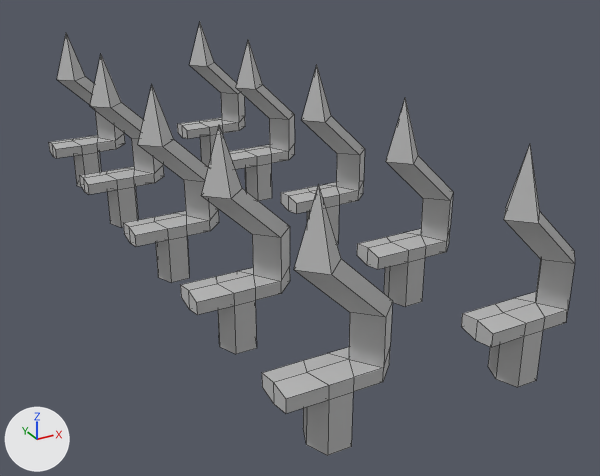
Renders of the FBX model Assets/Models/m_spikes_alllevels_1x1.5.fbx from each side of a commit.
One viewpoint serves both versions: a 50 mm lens placed at (-0.47, -2.25, 1.15), pointed at (0.66, -0.19, 0.12). Arrows for +X, +Y and +Z are at lower left; the lights stay in place. Mesh edges are drawn as thin lines. Where no turn or scale is listed for an object, it has been applied to the vertices.

The older version as bpy lines, for what is in view:
```python
me_mesh = bpy.data.meshes.new('Mesh')
me_mesh.from_pydata(...)  # 390 vertices, 410 faces; spans x 0.18..1.01, y -1.0..0.99, z 0.0..0.6
me_mesh.materials.append(mat_lambert1)  # grey #bcbcbc
# before: 362 (0.42, 0.88, 0.14) at pixel (116, 149), 363 (0.36, 0.94, 0.13), 375 (0.28, 0.88, 0.14) at pixel (82, 154), 376 (0.26, 0.94, 0.13), 381 (0.34, 0.88, 0.14) at pixel (97, 152)
# before: 384 (0.26, 0.94, 0.0) at pixel (76, 185), 385 (0.28, 0.99, 0.0), 386 (0.34, 0.99, 0.0), 387 (0.36, 0.94, 0.0), 388 (0.34, 0.88, 0.0)
# before: 389 (0.28, 0.88, 0.0)
ob_polysurface1 = bpy.data.objects.new('polySurface1', me_mesh)
ob_polysurface1.location = (0.0, 0.0, 0.0)
```
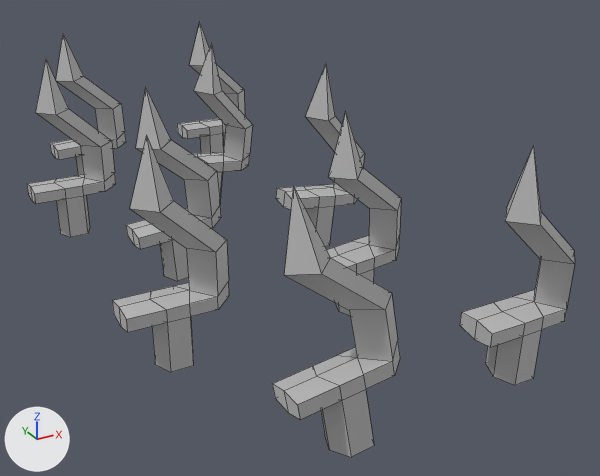
Patch to the scene script:
```diff
--- a/Assets/Models/m_spikes_alllevels_1x1.5.fbx.py
+++ b/Assets/Models/m_spikes_alllevels_1x1.5.fbx.py
@@ me_mesh @@
 # used by ob_polysurface1; location = (0.0, 0.0, 0.0)
-me_mesh.from_pydata(...)  # 390 vertices, 410 faces; spans x 0.18..1.01, y -1.0..0.99, z 0.0..0.6
-me_mesh.vertices[370].co = (0.18, 0.94, 0.13)  # pixel (53, 156)
-me_mesh.vertices[371].co = (0.18, 0.88, 0.14)  # pixel (56, 158)
-me_mesh.vertices[355].co = (0.28, 0.94, 0.6)  # pixel (66, 32)
+me_mesh.from_pydata(...)  # 390 vertices, 410 faces; spans x 0.0..1.01, y -1.04..1.0, z -0.01..0.61
+# me_mesh part 1: the loose piece of 39 vertices spanning x 0.72..1.01, y -0.06..0.05, z 0.0..0.6 is multiplied about its middle by the matrix ((0.994, 0.022, 0.105), (-0.021, 1.0, -0.015), (-0.105, 0.013, 0.994))
+# me_mesh part 2: the loose piece of 39 vertices spanning x 0.72..1.01, y -0.53..-0.42, z 0.0..0.6 is multiplied about its middle by the matrix ((0.996, -0.051, -0.072), (0.046, 0.996, -0.079), (0.076, 0.075, 0.994)), then moved by (-0.18, 0.0, 0.0)
+# me_mesh part 3: the loose piece of 39 vertices spanning x 0.72..1.01, y 0.44..0.54, z 0.0..0.6 is multiplied about its middle by the matrix ((0.994, 0.031, 0.103), (-0.026, 0.998, -0.049), (-0.104, 0.047, 0.993)), then moved by (-0.18, 0.0, 0.0)
+# me_mesh part 4: the loose piece of 39 vertices spanning x 0.18..0.47, y -1.0..-0.89, z 0.0..0.6 is multiplied about its middle by the matrix ((0.993, -0.012, -0.121), (0.026, 0.993, 0.113), (0.119, -0.116, 0.986))
+# me_mesh part 5: the loose piece of 39 vertices spanning x 0.18..0.47, y -0.06..0.05, z 0.0..0.6 is multiplied about its middle by the matrix ((0.997, -0.021, -0.072), (0.019, 0.999, -0.03), (0.072, 0.029, 0.997))
+# me_mesh part 6: the loose piece of 39 vertices spanning x 0.18..0.47, y -0.53..-0.42, z 0.0..0.6 is moved by (-0.18, 0.0, 0.0)
+# me_mesh part 7: the loose piece of 39 vertices spanning x 0.18..0.47, y 0.44..0.54, z 0.0..0.6 is moved by (-0.18, 0.0, 0.0)
+# me_mesh part 8: 19 of the vertices in x 0.77..1.01, y -1.0..-0.89, z 0.0..0.6 are multiplied about their middle by the matrix ((1.0, -0.01, -0.006), (0.01, 0.999, -0.041), (0.007, 0.041, 0.999))
+# me_mesh part 9
+for i in [362, 363, 375, 376, 381, *range(384, 390)]: me_mesh.vertices[i].co += Vector((0.01, 0.0, 0.0))
+me_mesh.vertices[370].co = (0.19, 0.94, 0.13)  # pixel (55, 158)
+me_mesh.vertices[371].co = (0.19, 0.88, 0.14)  # pixel (58, 159)
+# me_mesh part 10
+me_mesh.vertices[355].co = (0.27, 0.94, 0.6)  # pixel (63, 33)
 me_mesh.materials.append(mat_lambert1)
```

Boxes (x1, y1, x2, y2) around the edits, measured in the pictures (600 x 476 px; the box of a moved part takes in the faces that stretch with it):
'polySurface1', reshaped: before (48, 23, 575, 455); after (27, 23, 575, 457)
part 1 of me_mesh, moved or reshaped: before (281, 66, 365, 244); after (276, 64, 365, 246)
part 2 of me_mesh, moved or reshaped: before (357, 98, 453, 307); after (327, 112, 401, 315)
part 3 of me_mesh, moved or reshaped: before (229, 40, 295, 201); after (193, 43, 252, 200)
part 4 of me_mesh, moved or reshaped: before (262, 184, 393, 455); after (272, 187, 400, 457)
part 5 of me_mesh, moved or reshaped: before (123, 85, 219, 283); after (126, 88, 221, 281)
part 6 of me_mesh, moved or reshaped: before (180, 125, 290, 354); after (112, 136, 229, 372)
part 7 of me_mesh, moved or reshaped: before (79, 55, 164, 227); after (27, 60, 116, 237)
part 8 of me_mesh, moved or reshaped: before (488, 145, 575, 387); after (485, 146, 575, 385)
part 9 of me_mesh, moved or reshaped: before (48, 134, 125, 187); after (50, 132, 126, 175)
part 10 of me_mesh, moved or reshaped: before (57, 33, 85, 81); after (56, 34, 84, 81)
